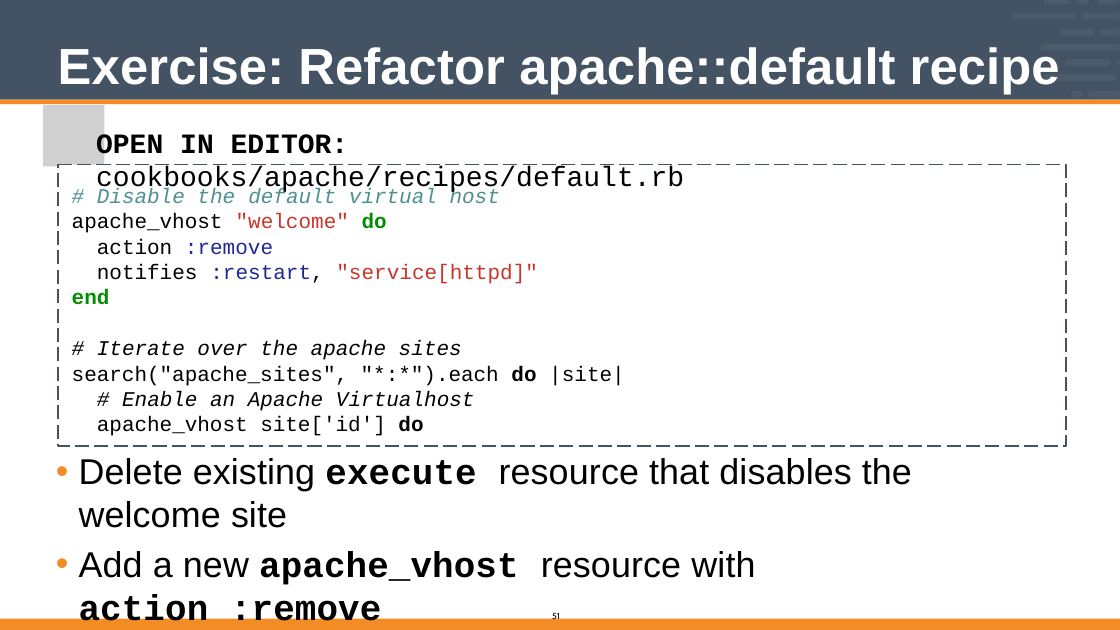
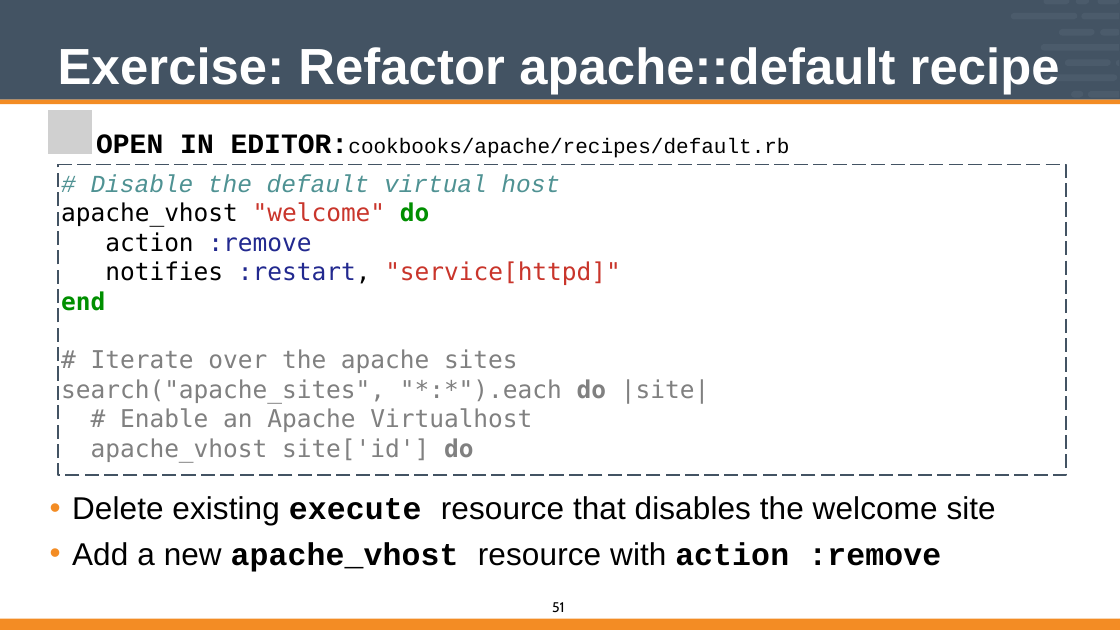
Before and after one commit to vinyar/chef-intermediate, a slide deck: slide 51 of Modules/04-Chef_Intermediate.pptx. Drawn at 1120x630 pixels with LibreOffice and Linux fonts; fonts in the diff are those of the drawing; grey boxes stand for pictures. Boxes give left, top, right and bottom in pixels: in the first picture for what was removed or moved away, otherwise in the second. Text is boxed around its words. In the diff, an @@ line names an element or a change of style, - is before the commit and + after.

Commit message:
Fixed code and other text formatting

```diff
--- a/Modules/04-Chef_Intermediate.pptx
+++ b/Modules/04-Chef_Intermediate.pptx
@@ picture removed at [43, 105, 104, 166] @@
@@ text at [96, 134, 789, 158]: text changed; size 32 to 24 pt @@
-OPEN IN EDITOR: cookbooks/apache/recipes/default.rb
+OPEN IN EDITOR:cookbooks/apache/recipes/default.rb
@@ freeform shape: place and size @@
-freeform shape at [58, 164, 1066, 446]
+freeform shape at [58, 164, 1066, 475]
@@ freeform shape removed at [58, 164, 1066, 446] @@
@@ text added at [61, 174, 709, 463], 28 pt, text #808080 @@
+# Disable the default virtual host
+apache_vhost "welcome" do
+action :remove
+notifies :restart, "service[httpd]"
+end
+# Iterate over the apache sites
+search("apache_sites", "*:*").each do |site|
+# Enable an Apache Virtualhost
+apache_vhost site['id'] do
@@ text removed at [97, 188, 235, 203] @@
-# Disable the
@@ text removed at [236, 188, 349, 228] @@
-default
-"welcome"
@@ text removed at [349, 188, 500, 229] @@
-virtual host
-do
@@ text removed at [72, 213, 223, 233] @@
-apache_vhost
@@ text removed at [97, 239, 273, 255] @@
-action :remove
@@ text removed at [72, 264, 198, 305] @@
-notifies
-end
@@ text removed at [210, 265, 323, 283] @@
-:restart,
@@ text removed at [336, 264, 538, 284] @@
-"service[httpd]"
@@ text at [72, 340, 625, 436]: paragraphs removed @@
-# Iterate over the apache sites
-search("apache_sites", "*:*").each do |site|
-# Enable an Apache Virtualhost
-apache_vhost site['id'] do
@@ text "Delete existing execute resource that ...": place and size @@
-text "Delete existing execute resource that ..." at [72, 340, 912, 585]
+text "Delete existing execute resource that ..." at [72, 496, 996, 572]
@@ text "Delete existing execute resource that ..." at [72, 496, 996, 572]: size 41 to 36 pt @@
@@ page number: place and size @@
-page number at [552, 612, 560, 622]
+page number at [552, 602, 565, 612]
@@ page number at [552, 602, 565, 612]: size 10 to 16 pt @@
```
Also in this commit, not shown: 55 other slides changed.
